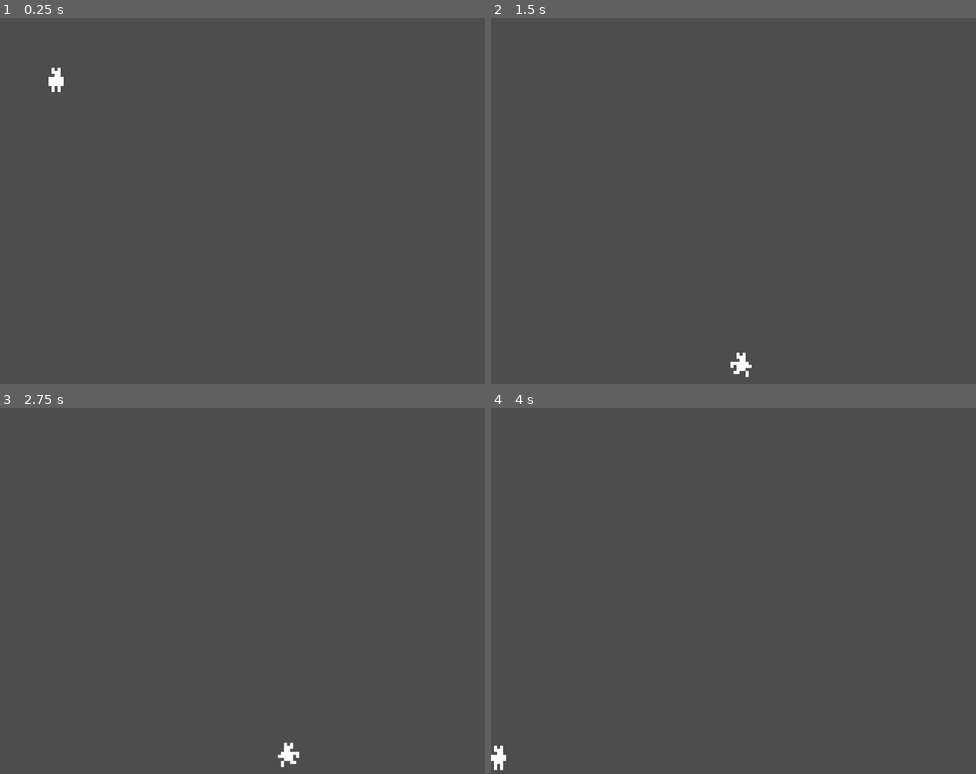
Above: before the commit, frames 1-4 (two rows, left to right).
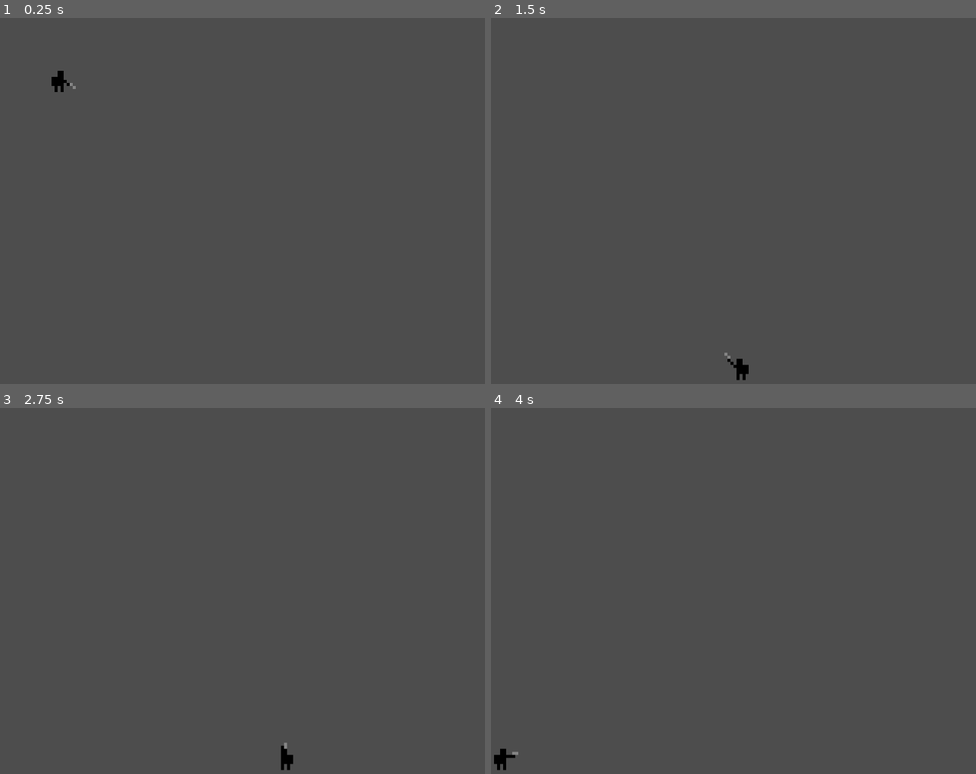
Above: after the commit, the same moments.

Repository: the-alex-g/goblin_guns
Game: Godot game, scene res://main/main.tscn
Two runs of this game, one before a commit and one after it. Both use one fixed random seed, a clock stepped at 60 frames per second and the inputs below.
Inputs (mouse positions are in pixels of both pictures, inside the frame that each line leads up to):
- Up to frame 1 (0.25 s): no input
- Up to frame 2 (1.5 s): move the mouse to (840, 226) at 0.52 s; hold D (right) from 0.53 s (still down); move the mouse to (636, 274) at 1.27 s
- Up to frame 3 (2.75 s): move the mouse to (291, 532) at 2.02 s; release D (right) at 2.03 s; hold A (left) from 2.03 s (still down)
- Up to frame 4 (4 s): move the mouse to (709, 737) at 2.77 s; release A (left) at 2.78 s; hold D (right) from 2.78 s (still down); move the mouse to (879, 711) at 3.52 s

The runs differ from the first frame. In frame 1, 0.2% of the frame differs, in the area x 10-16%, y 13-21%; in frame 2, 0.2%, in the area x 48-54%, y 91-100%; in frame 3, 0.2%; in frame 4, 0.2%.

Commit message:
Get player to point gun in aimed direction

Diff:
--- a/project/grenades/frag_grenade.gd
+++ b/project/grenades/frag_grenade.gd
@@ -1,7 +1,7 @@
 extends RigidBody2D
 
 @export var fragment_speed := 100
-@export var fragment_count := 6
+@export var fragment_count := 12
 
 
 func _on_timer_timeout() -> void:
--- a/project/player/player.gd
+++ b/project/player/player.gd
@@ -9,7 +9,7 @@
 @export var bullet_speed := 320.0
 @export var grenade_speed := 150.0
 @export var disabled = false
-@export var index := 0
+@export var id := 0
 
 @onready var _sprite := $AnimatedSprite2D
 
@@ -30,8 +30,8 @@
 
 
 func _get_movement_axis() -> float:
-	var axis := Input.get_joy_axis(index, JOY_AXIS_LEFT_X)
-	if axis == 0 and index == 0:
+	var axis := Input.get_joy_axis(id, JOY_AXIS_LEFT_X)
+	if axis == 0 and id == 0:
 		axis = Input.get_axis("left", "right")
 	return axis
 
@@ -42,24 +42,30 @@
 
 	velocity.x = lerp(velocity.x, movement, slide.y)
 
-	if Input.is_action_just_pressed("jump_%d" % index) and is_on_floor():
+	if Input.is_action_just_pressed("jump_%d" % id) and is_on_floor():
 		velocity.y -= jump_strength
-	if Input.is_action_just_pressed("fire_%d" % index):
+	if Input.is_action_just_pressed("fire_%d" % id):
 		_fire_bullet()
-	if Input.is_action_just_pressed("frag_%d" % index):
+	if Input.is_action_just_pressed("frag_%d" % id):
 		_throw_grenade(preload("res://grenades/frag_grenade.tscn").instantiate())
 
 
+func _is_aiming() -> bool:
+	return true
+
+
 func _process_animation()->void:
-	if velocity.x < -0.1:
-		_sprite.scale.x = -1.0
-	elif velocity.x > 0.1:
-		_sprite.scale.x = 1.0
-
-	if abs(velocity.x) > 10.0:
-		_sprite.play("run")
+	if _is_aiming():
+		_play_shoot_animation(_get_fire_angle())
 	else:
-		_sprite.play("idle")
+		if velocity.x < -0.1:
+			_sprite.scale.x = -1.0
+		elif velocity.x > 0.1:
+			_sprite.scale.x = 1.0
+		if abs(velocity.x) > 10.0:
+			_sprite.play("run")
+		else:
+			_sprite.play("idle")
 
 
 func _get_fire_angle() -> float:
@@ -70,6 +76,35 @@
 	return global_position + Vector2.from_angle(angle) * 6 + Vector2.UP * 4
 
 
+func _play_shoot_animation(angle: float) -> void:
+	var index : int = round(angle * 4 / PI) + 4
+	match index:
+		0:
+			_sprite.play("shoot_level")
+			_sprite.scale.x = -1
+		1:
+			_sprite.play("shoot_slant_up")
+			_sprite.scale.x = -1
+		2:
+			_sprite.play("shoot_up")
+			_sprite.scale.x = signf(velocity.x)
+		3:
+			_sprite.play("shoot_slant_up")
+			_sprite.scale.x = 1
+		4:
+			_sprite.play("shoot_level")
+			_sprite.scale.x = 1
+		5:
+			_sprite.play("shoot_slant_down")
+			_sprite.scale.x = 1
+		6:
+			_sprite.play("shoot_down")
+			_sprite.scale.x = 1
+		7:
+			_sprite.play("shoot_slant_down")
+			_sprite.scale.x = -1
+
+
 func _fire_bullet() -> void:
 	var angle := _get_fire_angle()
 	var bullet_velocity := Vector2.from_angle(angle) * bullet_speed
@@ -77,6 +112,7 @@
 	bullet.velocity = bullet_velocity
 	bullet.global_position = _get_launch_position(angle)
 	get_tree().root.add_child(bullet)
+	_play_shoot_animation(angle)
 
 
 func _throw_grenade(grenade: RigidBody2D) -> void:
--- a/project/player/player.tscn
+++ b/project/player/player.tscn
@@ -2,6 +2,7 @@
 
 [ext_resource type="Script" uid="uid://dx8r7x42l5ilj" path="res://player/player.gd" id="1_oul6g"]
 [ext_resource type="Texture2D" uid="uid://d1u3utenlng3j" path="res://player/player.png" id="2_rkbax"]
+[ext_resource type="Texture2D" uid="uid://byfr0kknuotsq" path="res://player/gunman.png" id="3_g1dw6"]
 
 [sub_resource type="RectangleShape2D" id="RectangleShape2D_saui7"]
 size = Vector2(4, 8)
@@ -21,6 +22,26 @@
 [sub_resource type="AtlasTexture" id="AtlasTexture_g6k8r"]
 atlas = ExtResource("2_rkbax")
 region = Rect2(32, 0, 16, 16)
+
+[sub_resource type="AtlasTexture" id="AtlasTexture_boad6"]
+atlas = ExtResource("3_g1dw6")
+region = Rect2(0, 0, 8, 9)
+
+[sub_resource type="AtlasTexture" id="AtlasTexture_hg6s5"]
+atlas = ExtResource("3_g1dw6")
+region = Rect2(0, 9, 8, 9)
+
+[sub_resource type="AtlasTexture" id="AtlasTexture_rgyib"]
+atlas = ExtResource("3_g1dw6")
+region = Rect2(8, 0, 8, 9)
+
+[sub_resource type="AtlasTexture" id="AtlasTexture_8t03j"]
+atlas = ExtResource("3_g1dw6")
+region = Rect2(8, 9, 8, 9)
+
+[sub_resource type="AtlasTexture" id="AtlasTexture_2ieo8"]
+atlas = ExtResource("3_g1dw6")
+region = Rect2(0, 18, 8, 9)
 
 [sub_resource type="SpriteFrames" id="SpriteFrames_oul6g"]
 animations = [{
@@ -45,6 +66,46 @@
 "loop": 1,
 "name": &"run",
 "speed": 5.0
+}, {
+"frames": [{
+"duration": 1.0,
+"texture": SubResource("AtlasTexture_boad6")
+}],
+"loop": 1,
+"name": &"shoot_down",
+"speed": 5.0
+}, {
+"frames": [{
+"duration": 1.0,
+"texture": SubResource("AtlasTexture_hg6s5")
+}],
+"loop": 1,
+"name": &"shoot_level",
+"speed": 5.0
+}, {
+"frames": [{
+"duration": 1.0,
+"texture": SubResource("AtlasTexture_rgyib")
+}],
+"loop": 1,
+"name": &"shoot_slant_down",
+"speed": 5.0
+}, {
+"frames": [{
+"duration": 1.0,
+"texture": SubResource("AtlasTexture_8t03j")
+}],
+"loop": 1,
+"name": &"shoot_slant_up",
+"speed": 5.0
+}, {
+"frames": [{
+"duration": 1.0,
+"texture": SubResource("AtlasTexture_2ieo8")
+}],
+"loop": 1,
+"name": &"shoot_up",
+"speed": 5.0
 }]
 
 [node name="Player" type="CharacterBody2D" unique_id=1037376385]
@@ -57,7 +118,7 @@
 
 [node name="AnimatedSprite2D" type="AnimatedSprite2D" parent="." unique_id=1557501996]
 texture_filter = 1
-position = Vector2(0, -8)
+position = Vector2(0, -4.5)
 sprite_frames = SubResource("SpriteFrames_oul6g")
-animation = &"idle"
-frame_progress = 0.4945851
+animation = &"shoot_up"
+offset = Vector2(2, 0)
Binary file added: project/player/gunman.png
Not shown, added: project/player/gunman.png.import
